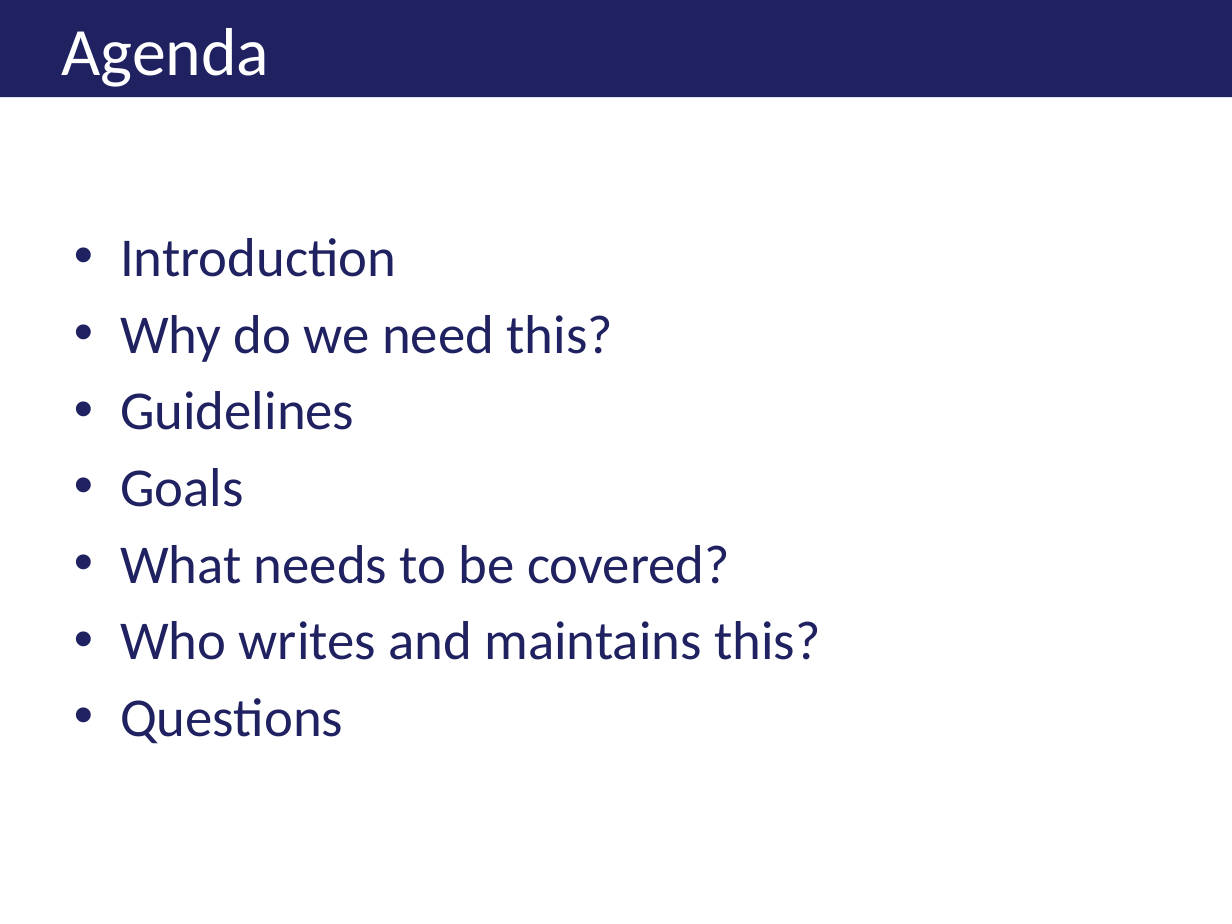
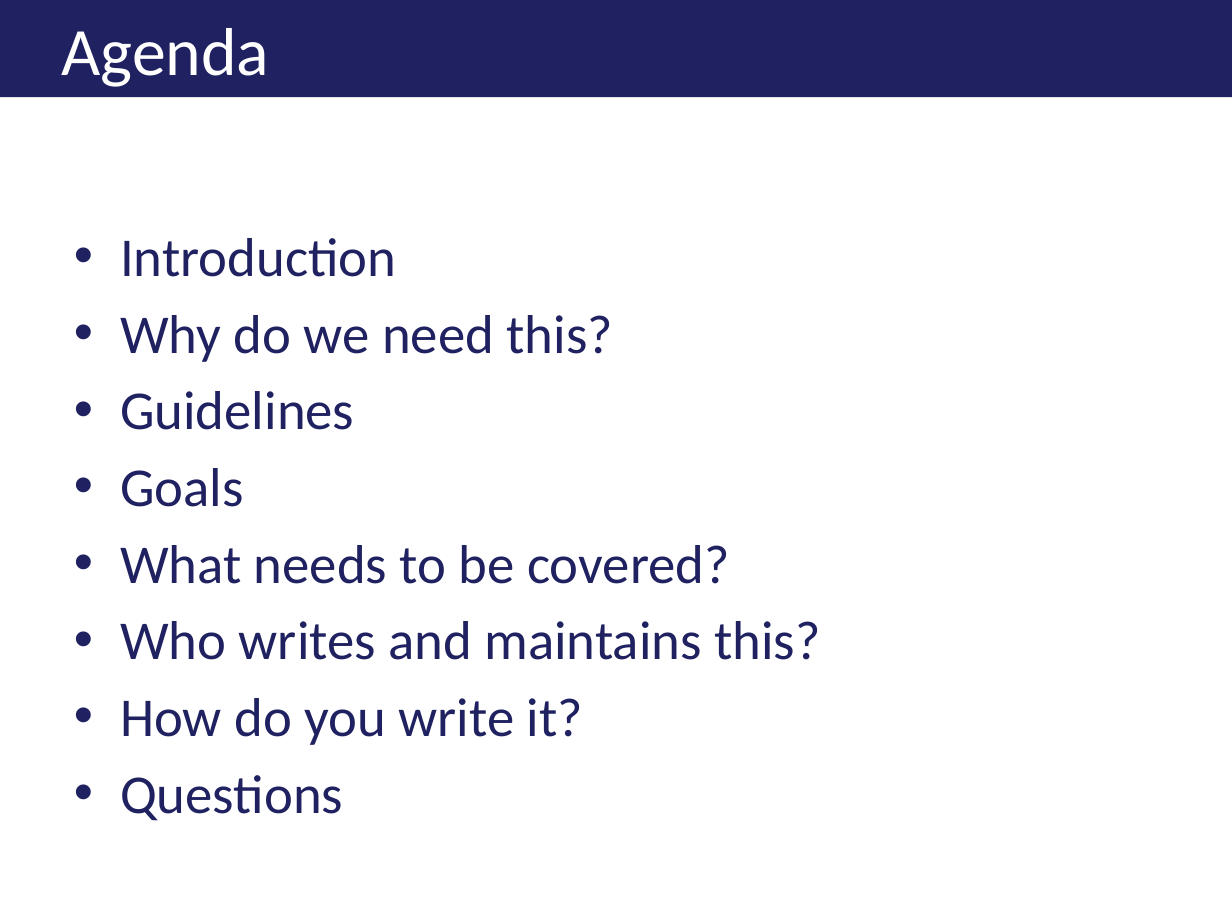
Before and after one commit to jkwuc89/Presentations, a slide deck: slide 2 of Effectively Documenting your Development Project.pptx. Drawn at 1232x924 pixels with LibreOffice and Linux fonts; fonts in the diff are those of the drawing; background and template pictures are left out. Boxes give left, top, right and bottom in pixels: in the first picture for what was removed or moved away, otherwise in the second. Text is boxed around its words. In the diff, an @@ line names an element or a change of style, - is before the commit and + after.

```diff
--- a/Effectively Documenting your Development Project.pptx
+++ b/Effectively Documenting your Development Project.pptx
@@ text at (120,698,583,745): paragraph added @@
+• How do you write it?
```
Also in this commit, not shown: 6 other slides changed, 1 slide added, 1 other file.
